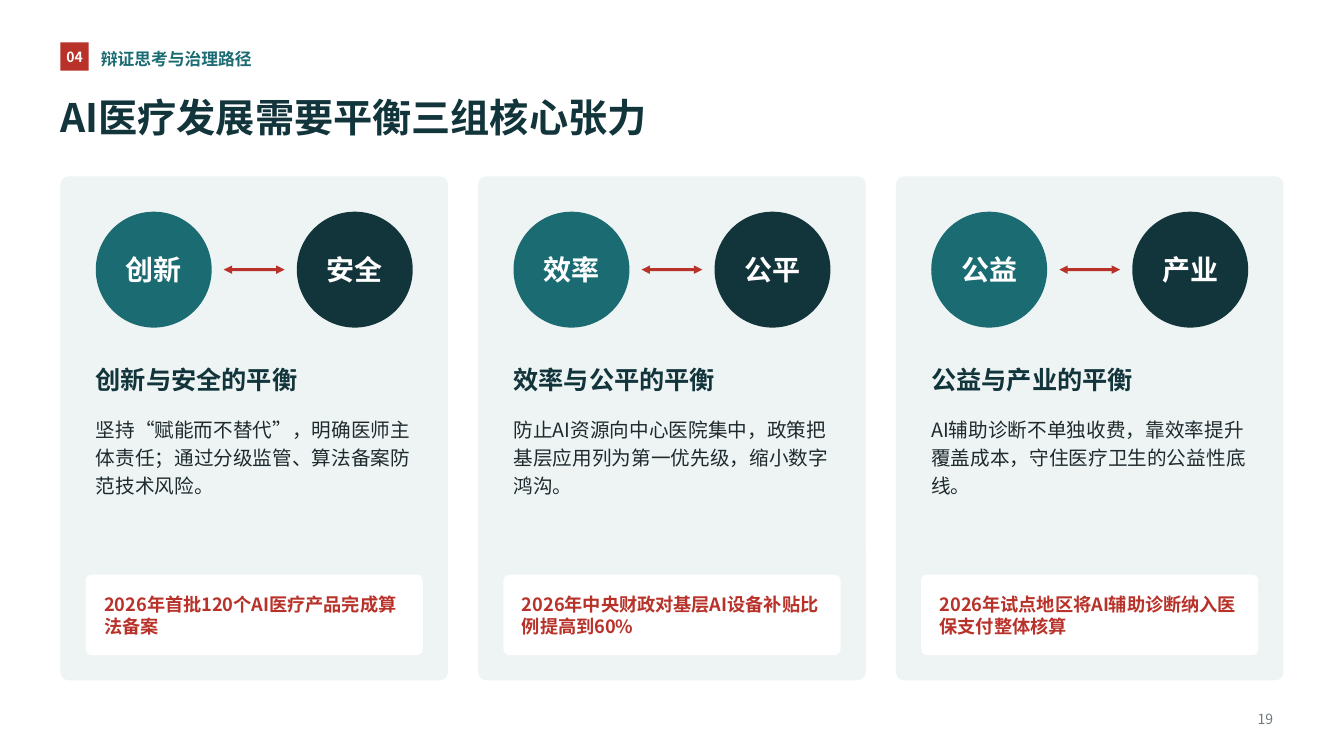
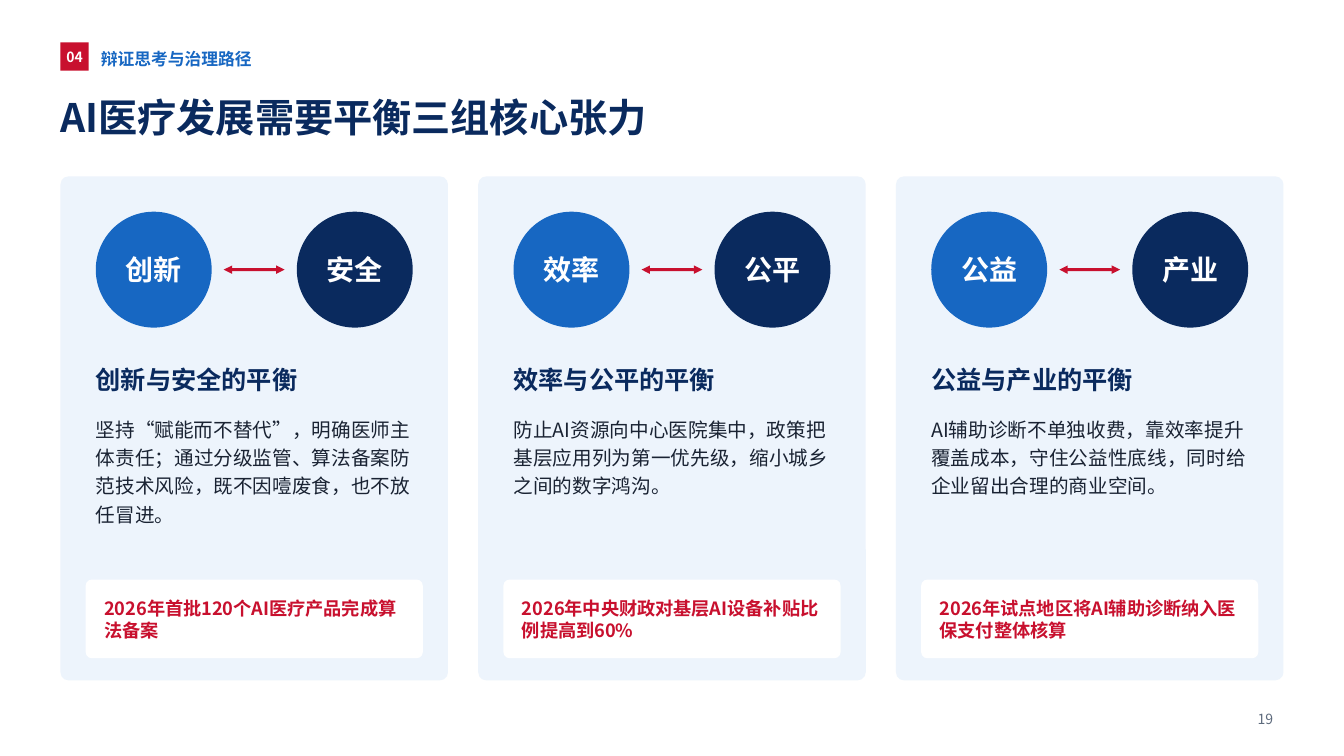
Before and after one commit to query11/test, a slide deck: slide 19 of AI新质生产力赋能中国式医疗现代化_优化版.pptx. Drawn at 1344x756 pixels with LibreOffice and Linux fonts; fonts in the diff are those of the drawing. Boxes give left, top, right and bottom in pixels: in the first picture for what was removed or moved away, otherwise in the second. Text is boxed around its words. In the diff, an @@ line names an element or a change of style, - is before the commit and + after.

```diff
--- a/AI新质生产力赋能中国式医疗现代化_优化版.pptx
+++ b/AI新质生产力赋能中国式医疗现代化_优化版.pptx
@@ rectangle "04" at (60, 42, 89, 71): fill #B8322A to #C8102E @@
@@ text "辩证思考与治理路径" at (101, 50, 252, 67): text colour #1B6B73 to #1767C2 @@
@@ fill #EEF4F3 to #EDF4FC in 3 elements at (60, 176, 448, 681), (478, 176, 865, 681), (896, 176, 1284, 681) @@
@@ fill #1B6B73 to #1767C2 in 3 elements at (96, 212, 212, 328), (513, 212, 629, 328), (932, 212, 1048, 328) @@
@@ fill #12343B to #0A2A5E in 3 elements at (296, 212, 412, 328), (715, 212, 831, 328), (1132, 212, 1248, 328) @@
@@ double arrow (224, 269) - (284, 269): stroke #B8322A 2 pt to #C8102E 2 pt @@
@@ double arrow (641, 269) - (703, 269): stroke #B8322A 2 pt to #C8102E 2 pt @@
@@ double arrow (1060, 269) - (1120, 269): stroke #B8322A 2 pt to #C8102E 2 pt @@
@@ text colour #12343B to #0A2A5E in 4 elements at (60, 98, 646, 136), (96, 367, 298, 392), (514, 367, 716, 392), (931, 367, 1133, 392) @@
@@ text at (96, 420, 410, 524): text changed; text colour #1F2A2E to #1A2333 @@
-坚持“赋能而不替代”，明确医师主体责任；通过分级监管、算法备案防范技术风险。
+坚持“赋能而不替代”，明确医师主体责任；通过分级监管、算法备案防范技术风险，既不因噎废食，也不放任冒进。
@@ text at (514, 420, 828, 495): text changed; text colour #1F2A2E to #1A2333 @@
-防止AI资源向中心医院集中，政策把基层应用列为第一优先级，缩小数字鸿沟。
+防止AI资源向中心医院集中，政策把基层应用列为第一优先级，缩小城乡之间的数字鸿沟。
@@ text at (931, 420, 1245, 495): text changed; text colour #1F2A2E to #1A2333 @@
-AI辅助诊断不单独收费，靠效率提升覆盖成本，守住医疗卫生的公益性底线。
+AI辅助诊断不单独收费，靠效率提升覆盖成本，守住公益性底线，同时给企业留出合理的商业空间。
@@ 3 rounded rectangles: place and size @@
-3 rounded rectangles at (86, 575, 1258, 655)
+3 rounded rectangles at (86, 580, 1258, 658)
@@ text colour #B8322A to #C8102E; proportions changed in 3 elements at (86, 580, 422, 658), (503, 580, 840, 658), (922, 580, 1258, 658) @@
@@ page number at (1258, 713, 1274, 724): text colour #6B7A7E to #5E6B7D @@
```
Also in this commit, not shown: 34 other slides changed, 2 slides added, 1 slide removed.
